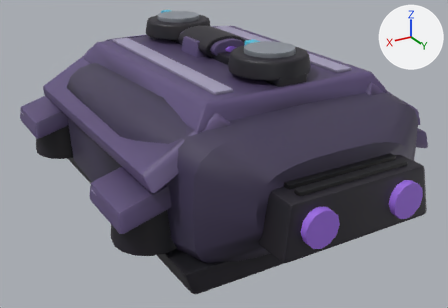
A saved change to the glTF model assets/vehicles/ex_strider_1.glb.
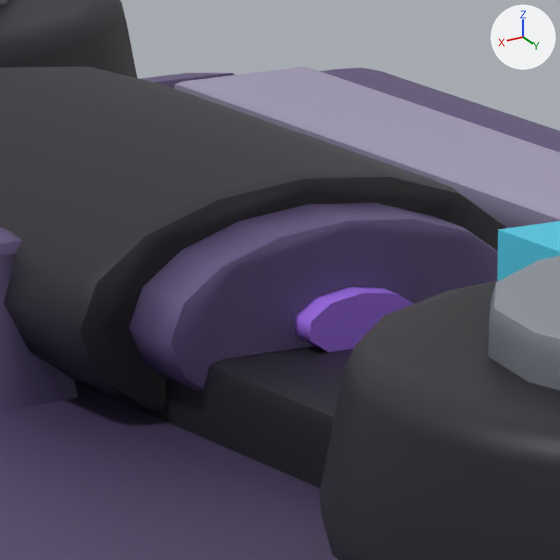
There are two pictures of each version: one whole from a camera (50 mm lens) standing at (3.51, 6.12, 2.63) and looking at (-0.01, 0.26, -0.31), one close up on the part from 44% to 56% of the width and 6% to 23% of the height. The lights are fixed; the arrows at upper right show +X, +Y and +Z. The older version's two pictures come first. Where no turn or scale is listed for an object, it has been applied to the vertices. Vertices at exactly the same position are counted once.
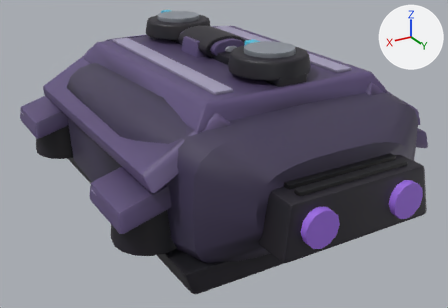
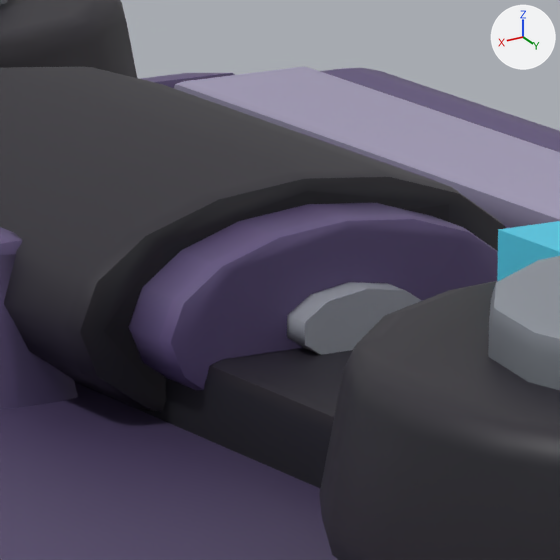
The edits, one by one:
me_mesh_3 is used by ob_mesh_3; location (-1.889, 2.695, -0.808).
me_mesh_3 had 1676 vertices, 3264 faces and spanned x 1.584..2.194, y -3.138..-2.252, z 0.672..1.938.
me_mesh_3 now has 1676 vertices, 3264 faces and spans x 1.584..2.194, y -3.143..-2.247, z 0.672..1.938.
me_mesh_3 part 1: 25 of 1676 vertices moved; they spanned x 1.753..1.963, y -2.292..-2.252, z 1.716..1.893 and now span x 1.753..1.963, y -2.297..-2.247, z 1.716..1.893; mean shift (0.0, 0.0, 0.0); largest move (1.753, -2.282, 1.873) -> (1.963, -2.282, 1.893).
me_mesh_3 part 2: 38 kept faces spanning x 1.743..1.963, y -3.143..-2.247, z 0.69..1.845 get new vertex colours; the middle colour goes from purple #b07aff to grey #979ba5.
me_mesh_3 part 3: 35 faces spanning x 1.815..1.963, y -3.143..-2.247, z 1.771..1.845 switch from mat_glow to mat_chrome.
Other edits to the shape of me_mesh_3 do not show in these pictures.

Location of each change, [x1, y1, x2, y2] in pixels of the close-ups (560 x 560 px; the box of a moved part takes in the faces that stretch with it):
part 1 of me_mesh_3, moved or reshaped: [234, 219, 498, 358] in both
part 2 of me_mesh_3, recoloured: before [295, 287, 397, 344]; after [287, 282, 403, 348]
part 3 of me_mesh_3, recoloured: before [295, 287, 397, 344]; after [287, 282, 403, 348]
